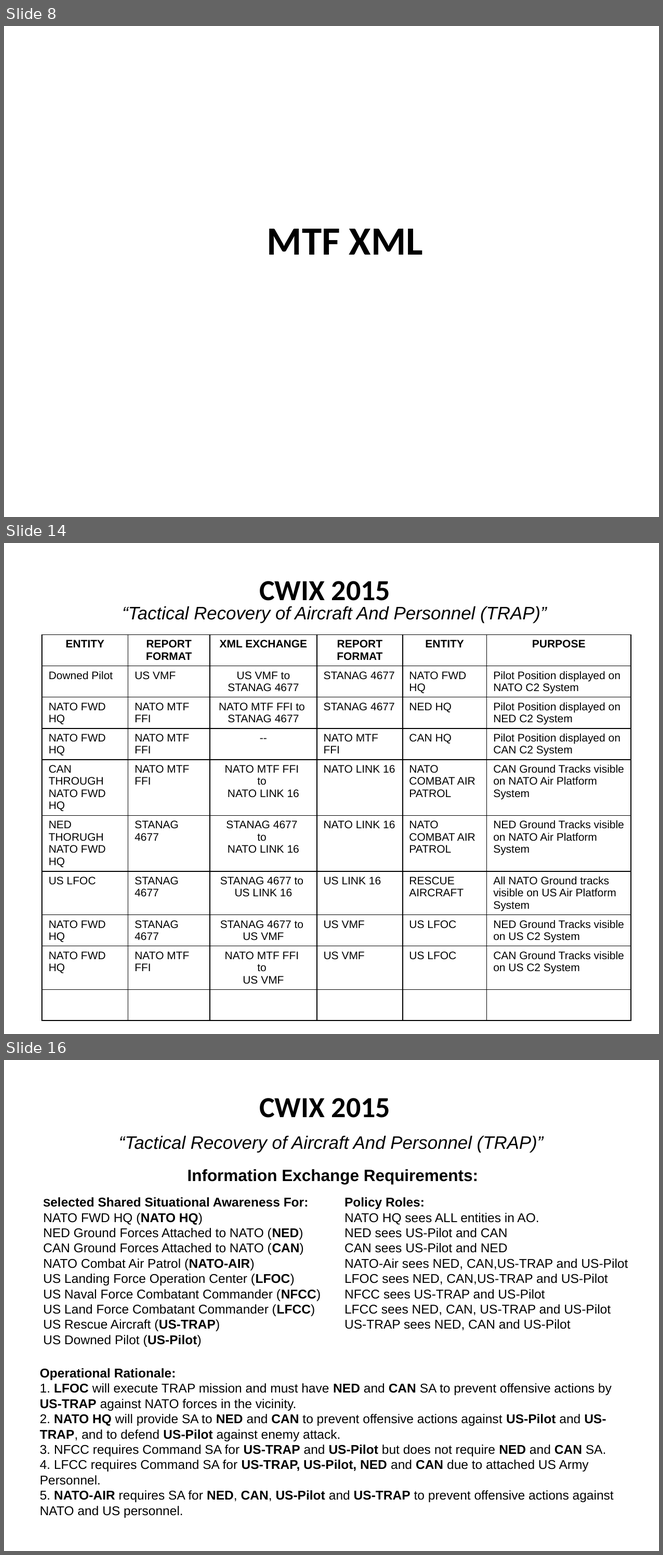
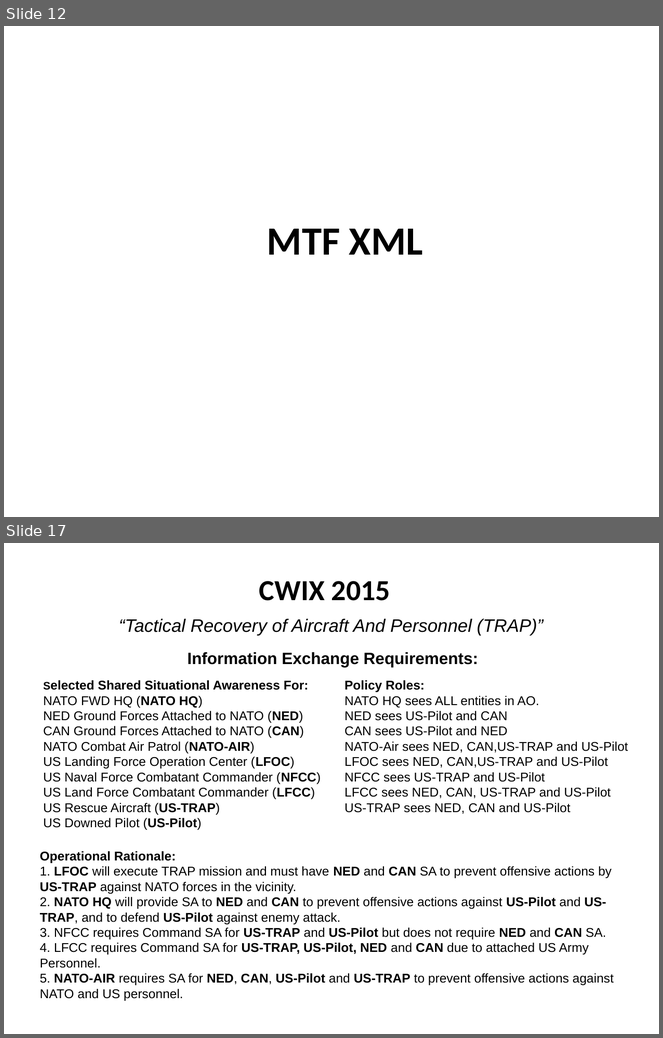
Before and after one commit to mil-oss/MTFXML, a slide deck: Docs/Re-factor/MTF_XML_Refactor_Brief.pptx. Shown one above the other, each under a label of ours: slides 8, 14 and 16 before the commit, slides 12 and 17 after it; the slides between them are not shown. The pictures are 663x1555 and 663x1038 pixels, drawn with LibreOffice and Linux fonts; fonts in the diff are those of the drawing; background and template pictures are left out. Boxes give left, top, right and bottom in pixels: in the first picture for what was removed or moved away, otherwise in the second. Text is boxed around its words. In the diff, an @@ line names an element or a change of style, - is before the commit and + after.

```diff
--- a/Docs/Re-factor/MTF_XML_Refactor_Brief.pptx
+++ b/Docs/Re-factor/MTF_XML_Refactor_Brief.pptx
@@ slide 14 removed at (4, 543, 659, 1034), background #FFFFFF @@
@@ text removed at (259, 581, 390, 607) @@
-CWIX 2015
@@ text removed at (122, 606, 547, 623) @@
-“Tactical Recovery of Aircraft And Personnel (TRAP)”
@@ table removed at (42, 635, 631, 1021), 10 rows, 6 columns @@
-ENTITY | REPORT FORMAT | XML EXCHANGE | REPORT FORMAT | ENTITY | PURPOSE
-Downed Pilot | US VMF | US VMF to STANAG 4677 | STANAG 4677 | NATO FWD HQ | Pilot Position displayed on NATO C2 System
-NATO FWD HQ | NATO MTF FFI | NATO MTF FFI to / STANAG 4677 | STANAG 4677 | NED HQ | Pilot Position displayed on NED C2 System
-NATO FWD HQ | NATO MTF FFI | -- | NATO MTF FFI | CAN HQ | Pilot Position displayed on CAN C2 System
-CAN THROUGH NATO FWD HQ | NATO MTF FFI | NATO MTF FFI / to / NATO LINK 16 | NATO LINK 16 | NATO COMBAT AIR PATROL | CAN Ground Tracks visible on NATO Air Platform System
-NED THORUGH NATO FWD HQ | STANAG 4677 | STANAG 4677 / to / NATO LINK 16 | NATO LINK 16 | NATO COMBAT AIR PATROL | NED Ground Tracks visible on NATO Air Platform System
-US LFOC | STANAG 4677 | STANAG 4677 to / US LINK 16 | US LINK 16 | RESCUE AIRCRAFT | All NATO Ground tracks visible on US Air Platform System
-NATO FWD HQ | STANAG 4677 | STANAG 4677 to / US VMF | US VMF | US LFOC | NED Ground Tracks visible on US C2 System
-NATO FWD HQ | NATO MTF FFI | NATO MTF FFI / to / US VMF | US VMF | US LFOC | CAN Ground Tracks visible on US C2 System
- |  |  |  |  | 
@@ what was slide 8 is now slide 12 @@
@@ what was slide 16 is now slide 17 @@
```
Also in this commit, not shown: 10 slides changed, 7 slides added, 3 other slides removed, 11 other files.
